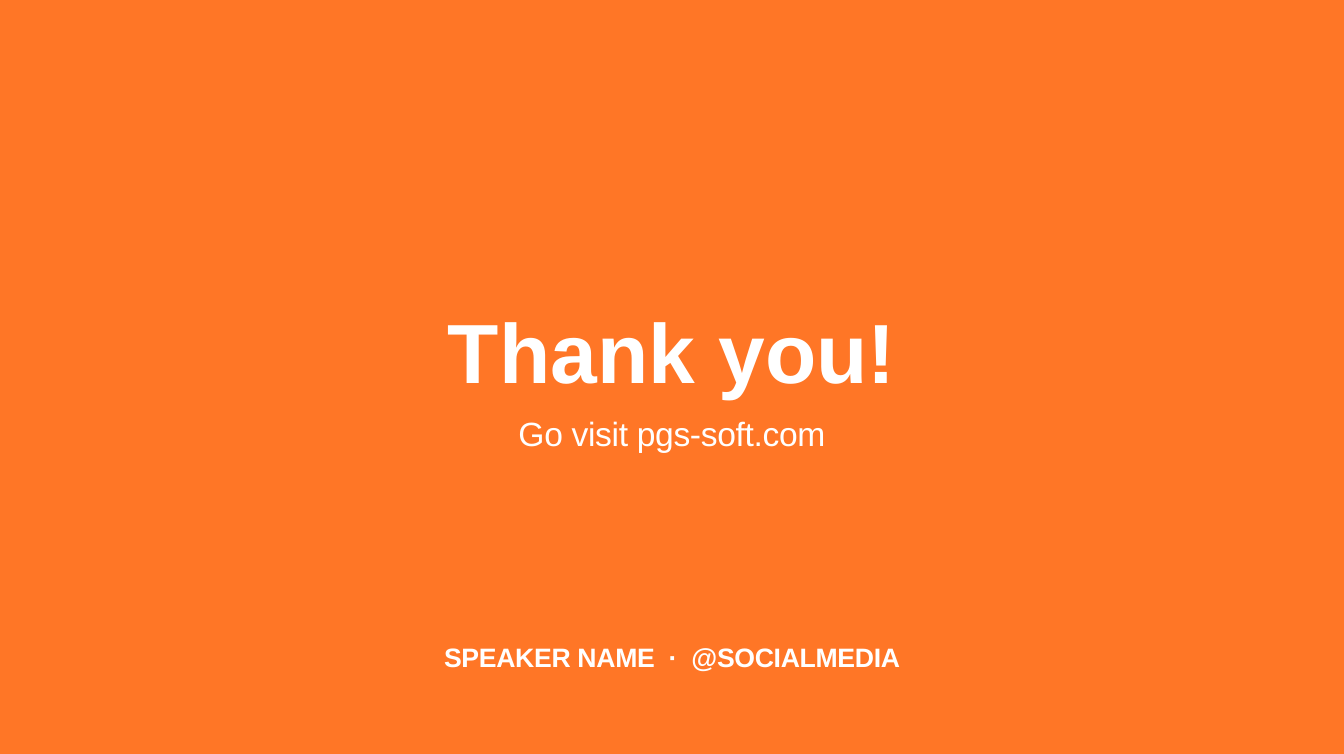
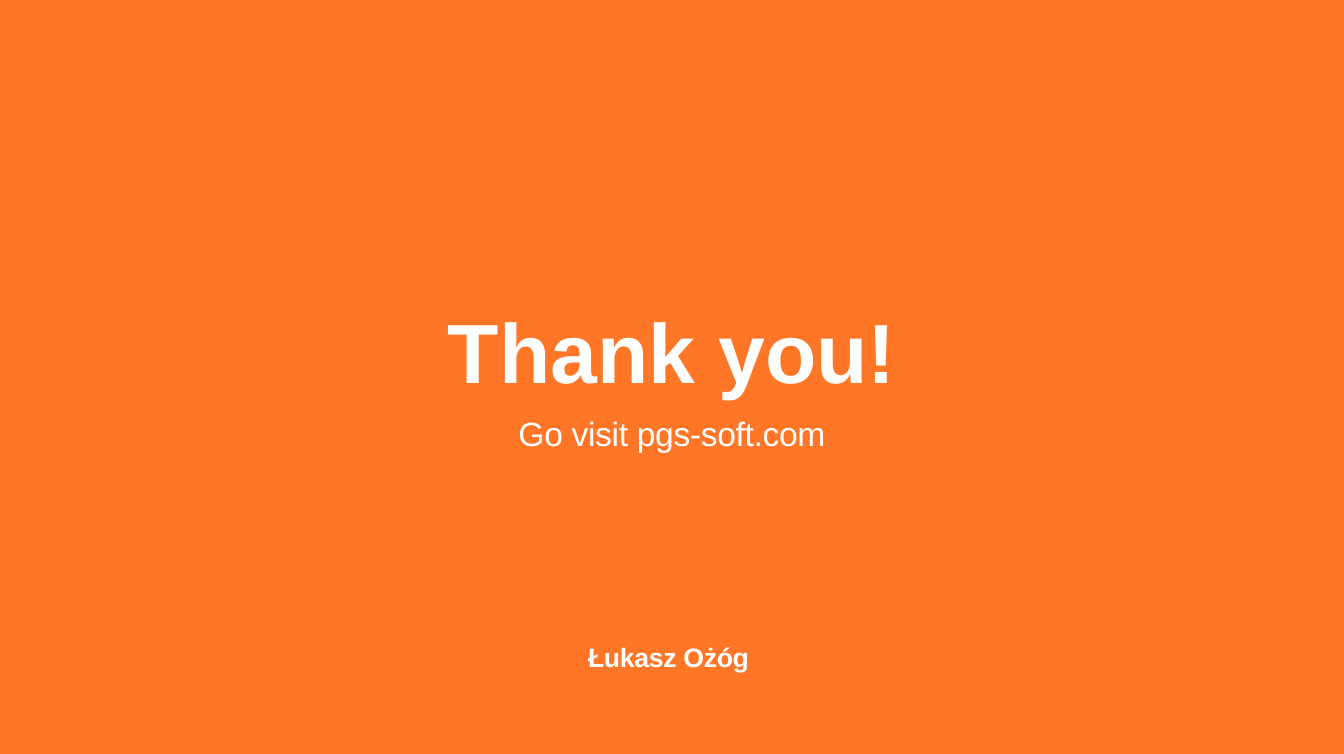
Before and after one commit to Beczka/DevOps, a slide deck: slide 17 of Terraform/Terraform.pptx. Drawn at 1344x754 pixels with LibreOffice and Linux fonts; fonts in the diff are those of the drawing; background and template pictures are left out. Boxes give left, top, right and bottom in pixels: in the first picture for what was removed or moved away, otherwise in the second. Text is boxed around its words. In the diff, an @@ line names an element or a change of style, - is before the commit and + after.

```diff
--- a/Terraform/Terraform.pptx
+++ b/Terraform/Terraform.pptx
@@ text at (588,647,749,672): text changed @@
-SPEAKER NAME · @SOCIALMEDIA
+Łukasz Ożóg
```
Also in this commit, not shown: 5 other files.
